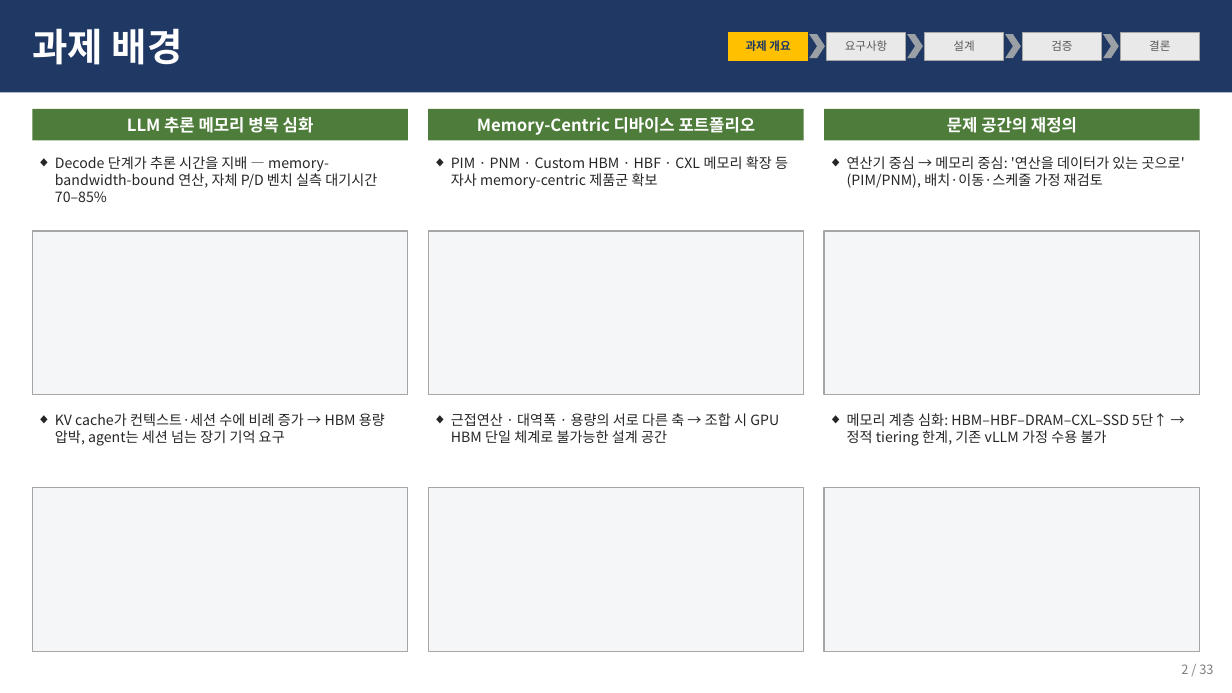
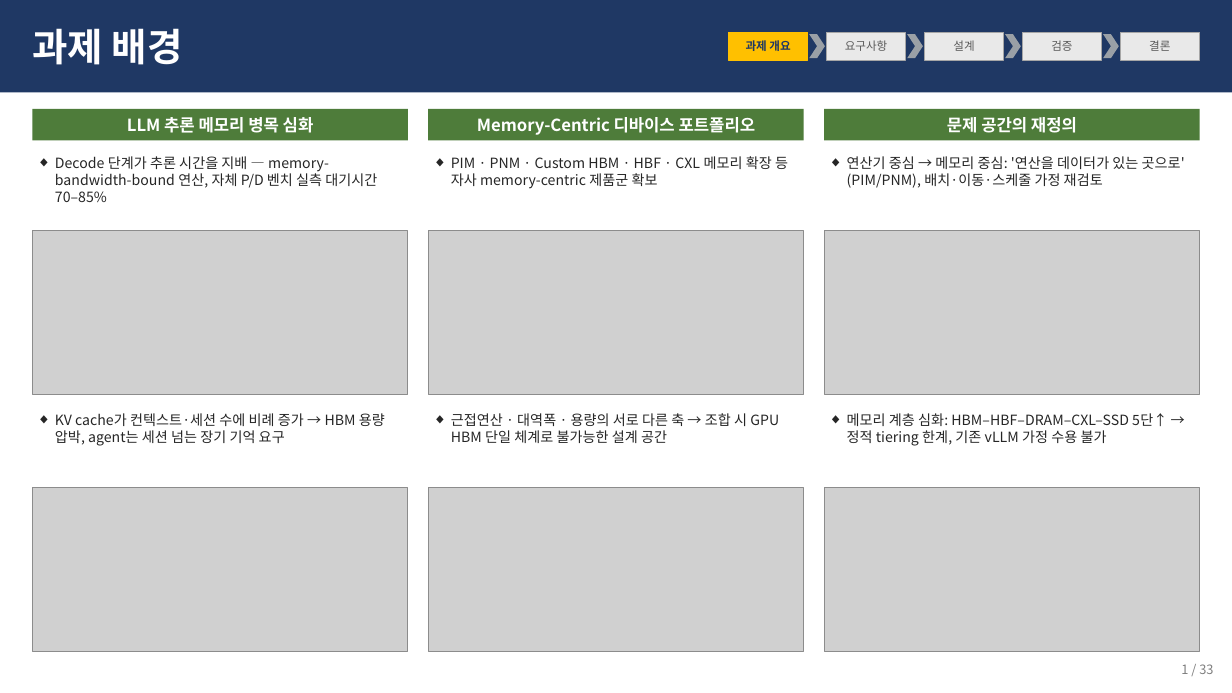
Before and after one commit to mkim0628/architect, a slide deck: slide 1 of docs/mcr_deck.pptx (slide 2 before the commit). Drawn at 1232x693 pixels with LibreOffice and Linux fonts; fonts in the diff are those of the drawing; grey boxes stand for pictures. Boxes give left, top, right and bottom in pixels: in the first picture for what was removed or moved away, otherwise in the second. Text is boxed around its words. In the diff, an @@ line names an element or a change of style, - is before the commit and + after.

```diff
--- a/docs/mcr_deck.pptx
+++ b/docs/mcr_deck.pptx
@@ rectangle removed at bbox=[32, 231, 408, 395] @@
@@ picture added at bbox=[32, 231, 408, 395] @@
@@ rectangle removed at bbox=[428, 231, 803, 395] @@
@@ picture added at bbox=[428, 231, 803, 395] @@
@@ rectangle removed at bbox=[824, 231, 1200, 395] @@
@@ picture added at bbox=[824, 231, 1200, 395] @@
@@ rectangle removed at bbox=[32, 488, 408, 652] @@
@@ picture added at bbox=[32, 488, 408, 652] @@
@@ rectangle removed at bbox=[428, 488, 803, 652] @@
@@ picture added at bbox=[428, 488, 803, 652] @@
@@ rectangle removed at bbox=[824, 488, 1200, 652] @@
@@ picture added at bbox=[824, 488, 1200, 652] @@
@@ text at bbox=[1181, 664, 1213, 674]: text changed @@
-2 / 33
+1 / 33
```
Also in this commit, not shown: 3 other slides changed, 16 other files.
